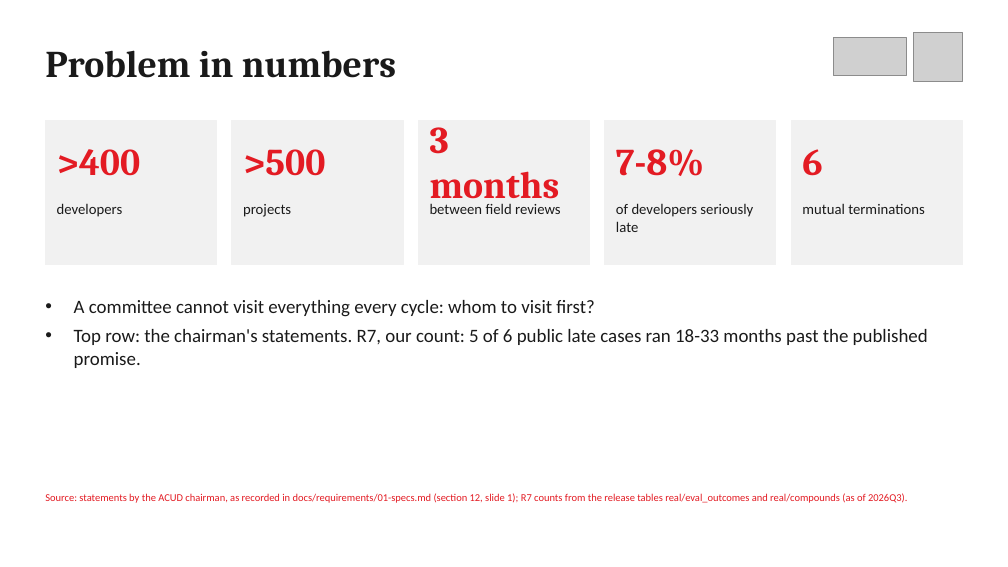
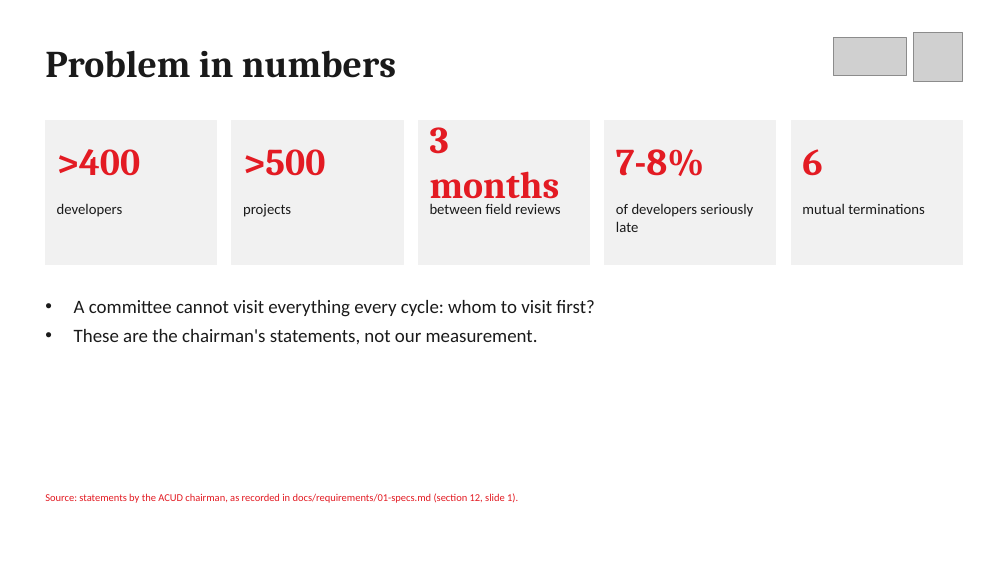
Before and after one commit to elsayedelmandoh/spaceeye-geoai, a slide deck: slide 2 of docs/deliverables/01-presentation/presentation.pptx. Drawn at 1008x567 pixels with LibreOffice and Linux fonts; fonts in the diff are those of the drawing; grey boxes stand for pictures. Boxes give left, top, right and bottom in pixels: in the first picture for what was removed or moved away, otherwise in the second. Text is boxed around its words. In the diff, an @@ line names an element or a change of style, - is before the commit and + after.

```diff
--- a/docs/deliverables/01-presentation/presentation.pptx
+++ b/docs/deliverables/01-presentation/presentation.pptx
@@ text at [74,329,538,344]: text changed @@
-• Top row: the chairman's statements. R7, our count: 5 of 6 public late cases ran 18-33 months past the published promise.
+• These are the chairman's statements, not our measurement.
@@ text at [45,493,518,503]: text changed @@
-Source: statements by the ACUD chairman, as recorded in docs/requirements/01-specs.md (section 12, slide 1); R7 counts from the release tables real/eval_outcomes and real/compounds (as of 2026Q3).
+Source: statements by the ACUD chairman, as recorded in docs/requirements/01-specs.md (section 12, slide 1).
```
Also in this commit, not shown: 1 other slide changed, 5 other files.
